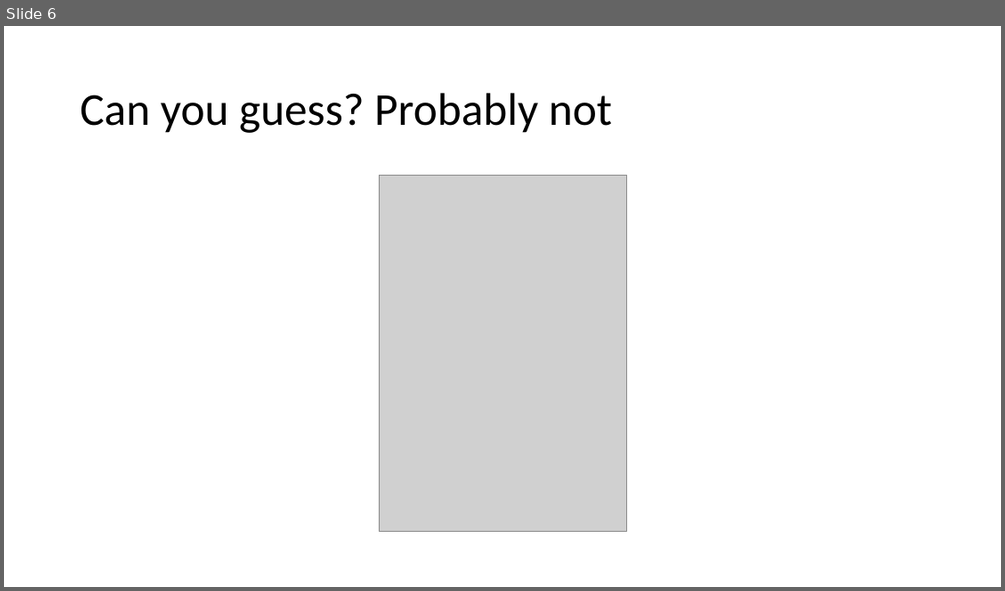
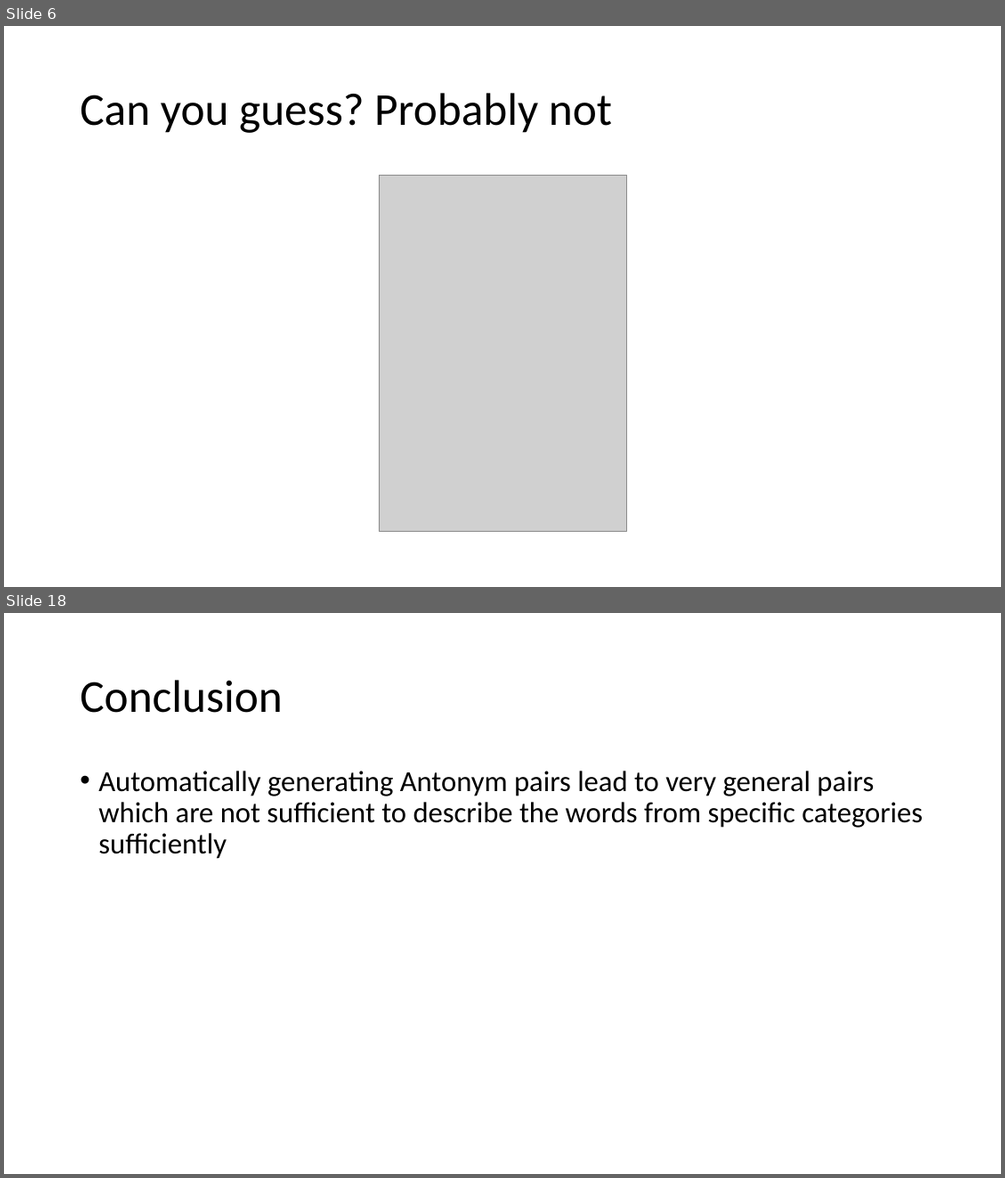
Before and after one commit to ichbinhandsome/Semantic-Differentials-for-Wikipedia-using-the-POLAR-Framework, a slide deck: JanEngler/Praktikum/Results Antonym generation.pptx. Shown one above the other, each under a label of ours: slide 6 before the commit, slides 6 and 18 after it; the slides between them are not shown. The pictures are 1005x591 and 1005x1178 pixels, drawn with LibreOffice and Linux fonts; fonts in the diff are those of the drawing; grey boxes stand for pictures. Boxes give left, top, right and bottom in pixels: in the first picture for what was removed or moved away, otherwise in the second. Text is boxed around its words. In the diff, an @@ line names an element or a change of style, - is before the commit and + after.

```diff
--- a/JanEngler/Praktikum/Results Antonym generation.pptx
+++ b/JanEngler/Praktikum/Results Antonym generation.pptx
@@ slide 18 added at (4, 613, 1001, 1174), background #FFFFFF @@
@@ title added at (80, 680, 283, 713), 44 pt, text #000000 @@
+Conclusion
@@ text added at (98, 771, 922, 859), 28 pt, text #000000 @@
+• Automatically generating Antonym pairs lead to very general pairs which are not sufficient to describe the words from specific categories sufficiently
```
Also in this commit, not shown: 3 slides changed, 11 other slides added, 3 other files.
